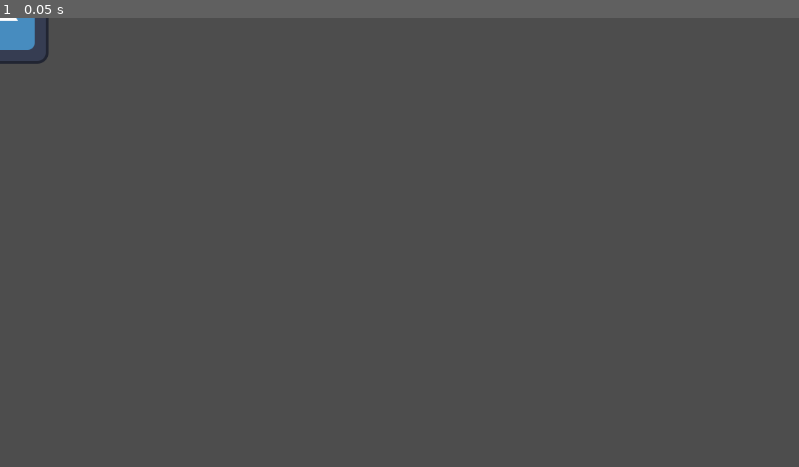
Above: before the commit, frame 1.
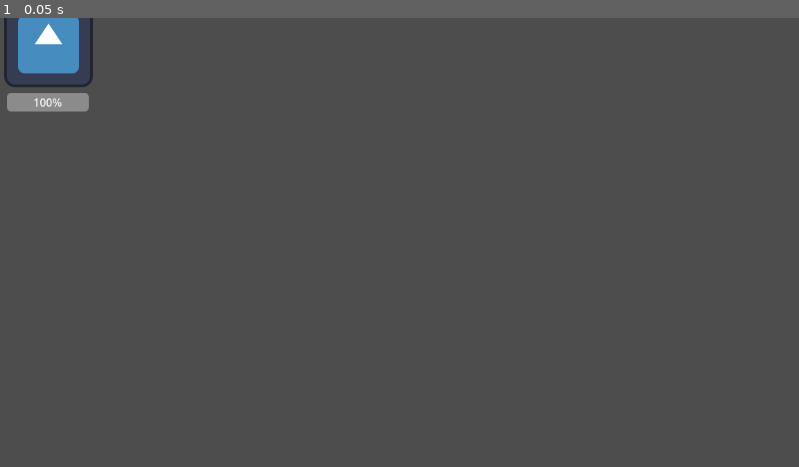
Above: after the commit, the same moment.

Repository: Blueking-prime/Izanami-Remaster
Game: Godot game, scene res://game.tscn
Two runs of this game, one before a commit and one after it. Both use one fixed random seed, a clock stepped at 60 frames per second and the inputs below. The engine's default icon, where the game draws it, is replaced by a stand-in: a white triangle on a blue panel in a dark square.
Inputs:
- Up to frame 1 (0.05 s): no input

The runs differ from the first frame. In frame 1, 1.6% of the frame differs, in the area x 0-12%, y 0-21%.

Commit message:
Implement very basic turn based combat

Diff:
--- a/izanami/actions.gd
+++ b/izanami/actions.gd
@@ -5,7 +5,3 @@
 func _ready() -> void:
 	var run = add_item('Run')
 	var attack = add_item('Attack')
-
-# Called every frame. 'delta' is the elapsed time since the previous frame.
-func _process(delta: float) -> void:
-	pass
--- a/izanami/base_character.gd
+++ b/izanami/base_character.gd
@@ -1,32 +1,62 @@
+class_name Base_Character
+
 extends CharacterBody2D
 
 # CHARACTER STATS
-@export var character_name: String = ''
+@export var character_name: String = name
 var base_stats: Dictionary = {"STR": 1, "INT": 1, "WIS": 1, "END": 1, "GUI": 1, "AGI": 1}
-@export var hp: int = max_hp()
-@export var ATK: int = 1
-@export var DEF: int = 1
+@export var stats: Dictionary = base_stats
+
+@export var max_hp: float:
+	get():
+		return (base_stats['END'] * 10) + (base_stats['WIS'] * 3) + (lvl * 15)
+
+@export var hp: float:
+	set(value):
+		hp = value
+		#print(hp, ' ', value, ' ', max_hp)
+		_update_hp_bar()
+
+@export var ATK: float = 1
+@export var DEF: float = 1
 @export var status_effect: StringName = 'null'
 @export var alive: bool = true
 @export var lvl: int = 1
 @export var skills: ItemList = null
-@export var stats: Dictionary = base_stats
+@export var ally: int
+
 
 # Called when the node enters the scene tree for the first time.
 func _ready() -> void:
-	pass
+	stats = base_stats
+	#print(base_stats, ' ', stats)
+	hp = max_hp
+	$Pointer.set_position(Vector2(-100 * ally, 0))
+
+	if ally > 0:
+		$Pointer.set_texture(load("res://right_arrow.svg"))
+	else:
+		$Pointer.set_texture(load("res://left_arrow.svg"))
+	#print(name, $Pointer.position)
+	#print(hp)
 
 # Called every frame. 'delta' is the elapsed time since the previous frame.
 func _process(_delta: float) -> void:
 	#var input_direction = Vector2()
 	pass
 
-func max_hp() -> int:
-	return (base_stats['END'] * 10) + (base_stats['WIS'] * 3) + (lvl * 15)
+func _update_hp_bar():
+	$ProgressBar.value = (hp / max_hp) * 100
+
+func focus():
+	$Pointer.show()
+
+func unfocus():
+	$Pointer.hide()
 
 func damage(value: float):
 	value /= DEF
-	print('%s takes %f damage!' % [character_name, value])
+	print('%s takes %f damage!' % [name, value])
 	if value < hp:
 		hp -= value
 	else:
@@ -36,12 +66,12 @@
 func heal(value: float):
 	hp += value
 	print(' %s healed %f HP' % [character_name, value])
-	if hp > max_hp():
-		hp = max_hp()
+	if hp > max_hp:
+		hp = max_hp
 
 func status():
 	if status_effect == 'Toxin':
-		damage(max_hp() / 7)
+		damage(max_hp / 7)
 
 func die():
 	print('%s is dead' % [character_name])
--- a/izanami/base_character.tscn
+++ b/izanami/base_character.tscn
@@ -2,14 +2,14 @@
 
 [ext_resource type="Texture2D" uid="uid://4wrb6xe7w3o3" path="res://icon.svg" id="1_bws8a"]
 [ext_resource type="Script" path="res://base_character.gd" id="1_xdi15"]
-[ext_resource type="Script" path="res://skills.gd" id="3_t705h"]
+[ext_resource type="Texture2D" uid="uid://bp7i6cfifbwpi" path="res://left_arrow.svg" id="4_s1wr3"]
 
 [sub_resource type="RectangleShape2D" id="RectangleShape2D_h6uwf"]
 size = Vector2(120, 119)
 
 [node name="Base Character" type="CharacterBody2D"]
+position = Vector2(239, 72)
 script = ExtResource("1_xdi15")
-stats = {}
 
 [node name="Sprite2D" type="Sprite2D" parent="."]
 position = Vector2(6, 2)
@@ -19,9 +19,16 @@
 position = Vector2(7, 1)
 shape = SubResource("RectangleShape2D_h6uwf")
 
-[node name="Skills" type="ItemList" parent="."]
-offset_left = -218.0
-offset_top = 10.0
-offset_right = -178.0
-offset_bottom = 50.0
-script = ExtResource("3_t705h")
+[node name="ProgressBar" type="ProgressBar" parent="."]
+offset_left = -54.0
+offset_top = 74.0
+offset_right = 64.0
+offset_bottom = 101.0
+value = 100.0
+metadata/_edit_use_anchors_ = true
+
+[node name="Pointer" type="Sprite2D" parent="."]
+visible = false
+position = Vector2(104, 0)
+scale = Vector2(2.56, 3.44)
+texture = ExtResource("4_s1wr3")
--- /dev/null
+++ b/izanami/battle.gd
@@ -0,0 +1,82 @@
+extends Node2D
+
+var actors: Array = []
+var turn_order: Array = []
+var enemy_array: Array = []
+var player_array: Array = []
+var is_battling: bool = false
+var index: int = 0
+var idx: int = 0
+
+@onready var choice = $CanvasLayer/Actions
+
+func _ready() -> void:
+	player_array = $Players.players
+	enemy_array = $Enemies.enemies
+	actors = player_array + enemy_array
+	turn_order = actors.slice(0)
+	turn_order.sort_custom(func(a, b): return a.stats['AGI'] > b.stats['AGI'])
+
+	act(turn_order[0])
+
+func _process(_delta: float) -> void:
+	if not choice.visible:
+		#if is_instance_of(actors[index], Player):
+		if Input.is_action_just_pressed("ui_up"):
+			if index > 0:
+				index -= 1
+				switch_focus(index, index + 1)
+		if Input.is_action_just_pressed("ui_down"):
+			if index < actors.size() - 1:
+				index += 1
+				switch_focus(index, index - 1)
+		if Input.is_action_just_pressed("ui_accept"):
+			_action()
+
+	act(turn_order[idx])
+
+func _action():
+	actors[index].damage(3)
+	is_battling = false
+	choice.hide()
+
+func act(actor: Base_Character):
+	if not is_battling:
+		print(actor.name)
+		#actor.focus()
+		if is_instance_of(actor, Enemy):
+			var target_player = randi_range(0, player_array.size() - 1)
+			#player_array[target_player].focus()
+			player_array[target_player].damage(3)
+			print('from ', actor.name)
+			#player_array[target_player].unfocus()
+		else:
+			is_battling = true
+			show_choice()
+
+		idx += 1
+		if idx >= 6:
+			idx = 0
+
+		#actor.unfocus()
+
+func switch_focus(x, y):
+	actors[x].focus()
+	actors[y].unfocus()
+
+func show_choice():
+	choice.show()
+	choice.find_child("Attack").grab_focus()
+
+func _reset_focus():
+	index = 0
+	for actor in actors:
+		actor.unfocus()
+
+func _start_choosing():
+	_reset_focus()
+	actors[0].focus()
+
+func _on_attack_pressed() -> void:
+	choice.hide()
+	_start_choosing()
--- /dev/null
+++ b/izanami/battle.tscn
@@ -0,0 +1,63 @@
+[gd_scene load_steps=6 format=3 uid="uid://deahjbvovxuvn"]
+
+[ext_resource type="Script" path="res://battle.gd" id="1_f84b8"]
+[ext_resource type="Script" path="res://enemy_side_battle.gd" id="1_hbddi"]
+[ext_resource type="PackedScene" uid="uid://dsdq0efwkbsg0" path="res://enemy.tscn" id="2_x44qt"]
+[ext_resource type="Script" path="res://player_side_battle.gd" id="3_4c05o"]
+[ext_resource type="PackedScene" uid="uid://drei8wtrpbio6" path="res://base_character.tscn" id="5_767o0"]
+
+[node name="Battle" type="Node2D"]
+script = ExtResource("1_f84b8")
+
+[node name="Enemies" type="Node2D" parent="."]
+script = ExtResource("1_hbddi")
+
+[node name="Enemy" parent="Enemies" instance=ExtResource("2_x44qt")]
+position = Vector2(1017, 58)
+
+[node name="Enemy3" parent="Enemies" instance=ExtResource("2_x44qt")]
+position = Vector2(1022, 528)
+
+[node name="Enemy4" parent="Enemies" instance=ExtResource("2_x44qt")]
+position = Vector2(1013, 359)
+
+[node name="Enemy2" parent="Enemies" instance=ExtResource("2_x44qt")]
+position = Vector2(1010, 200)
+
+[node name="Players" type="Node2D" parent="."]
+script = ExtResource("3_4c05o")
+
+[node name="Base Character" parent="Players" instance=ExtResource("5_767o0")]
+
+[node name="Base Character2" parent="Players" instance=ExtResource("5_767o0")]
+position = Vector2(239, 385)
+
+[node name="CanvasLayer" type="CanvasLayer" parent="."]
+
+[node name="Actions" type="VBoxContainer" parent="CanvasLayer"]
+offset_left = 261.0
+offset_top = 214.0
+offset_right = 359.0
+offset_bottom = 348.0
+
+[node name="Attack" type="Button" parent="CanvasLayer/Actions"]
+layout_mode = 2
+text = "Attack"
+
+[node name="Guard" type="Button" parent="CanvasLayer/Actions"]
+layout_mode = 2
+text = "Guard"
+
+[node name="Run" type="Button" parent="CanvasLayer/Actions"]
+layout_mode = 2
+text = "Run"
+
+[node name="Skills" type="MenuButton" parent="CanvasLayer/Actions"]
+layout_mode = 2
+text = "Skills"
+
+[node name="Items" type="MenuButton" parent="CanvasLayer/Actions"]
+layout_mode = 2
+text = "Items"
+
+[connection signal="pressed" from="CanvasLayer/Actions/Attack" to="." method="_on_attack_pressed"]
--- a/izanami/enemy.gd
+++ b/izanami/enemy.gd
@@ -1,4 +1,10 @@
-extends "res://base_character.gd"
+class_name Enemy
+
+extends Base_Character
+
+func  _ready() -> void:
+	ally = -1
+	super._ready()
 
 func gold_drop():
 	var sum = 0
--- a/izanami/enemy.tscn
+++ b/izanami/enemy.tscn
@@ -5,4 +5,3 @@
 
 [node name="Enemy" instance=ExtResource("1_m7q0y")]
 script = ExtResource("2_43wjv")
-stats = null
--- /dev/null
+++ b/izanami/enemy_side_battle.gd
@@ -0,0 +1,21 @@
+extends Node2D
+
+var enemies: Array = []
+
+# Called when the node enters the scene tree for the first time.
+func _ready() -> void:
+	#Spawn enemies here
+	enemies = get_children()
+	var screen_size = get_viewport_rect().size
+	print(screen_size)
+	var enemies_size = enemies.size()
+	var x_coord
+	var y_coord
+	for i in enemies_size:
+		x_coord = round(screen_size.x * .1 * enemies[i].ally)
+		if x_coord < 0:
+			x_coord = screen_size.x + x_coord
+		y_coord = round((screen_size.y / enemies_size) * i + screen_size.y * 0.1)
+
+		enemies[i].position = Vector2(x_coord, y_coord)
+		print(enemies[i].name, enemies[i].position)
--- a/izanami/game.tscn
+++ b/izanami/game.tscn
@@ -5,3 +5,4 @@
 [node name="Game" type="Node2D"]
 
 [node name="Base Character" parent="." instance=ExtResource("1_4t46k")]
+position = Vector2(64, 34)
--- a/izanami/inventory.gd
+++ b/izanami/inventory.gd
@@ -4,8 +4,3 @@
 # Called when the node enters the scene tree for the first time.
 func _ready() -> void:
 	pass # Replace with function body.
-
-
-# Called every frame. 'delta' is the elapsed time since the previous frame.
-func _process(delta: float) -> void:
-	pass
--- a/izanami/items.gd
+++ b/izanami/items.gd
@@ -5,8 +5,3 @@
 	for x in get_parent().inventory_data:
 		if x['type'] == 'item':
 			add_item(x['name'])
-
-
-# Called every frame. 'delta' is the elapsed time since the previous frame.
-func _process(delta: float) -> void:
-	pass
--- /dev/null
+++ b/izanami/left_arrow.svg
@@ -0,0 +1 @@
+<svg xmlns="http://www.w3.org/2000/svg" viewBox="0 0 25 25"><title>Artboard-35</title><g id="Left-2" data-name="Left"><polygon points="24 12.001 2.914 12.001 8.208 6.706 7.501 5.999 1 12.501 7.5 19.001 8.207 18.294 2.914 13.001 24 13.001 24 12.001" style="fill:#232326"/></g></svg>
--- a/izanami/player.gd
+++ b/izanami/player.gd
@@ -1,33 +1,39 @@
-extends "res://base_character.gd"
+extends Base_Character
+
+class_name Player
 
 # Player stats
-@export var sp: int = max_sp()
-@export var gear: StringName = ''
-@export var exp: int = 0
+@export var max_sp: float:
+	get():
+		return (stats['AGI'] + stats['END']) * 3
+
+@export var sp: float:
+	set(value):
+		sp = value
+		print($ProgressBar2)
+		_update_sp_bar()
+
+@export var xp: int = 0
 @export var gold: int = 0
-@export var level_up_exp: int = 50 * (2 ** lvl)
+@export var level_up_xp: int = 50 * (2 ** lvl)
 @export var mag: int = 0
 @export var level_stats: Array = []
 @export var inventory: Array = []
 
+
 # Called when the node enters the scene tree for the first time.
 func _ready() -> void:
-	pass # Replace with function body.
+	ally = 1
+	sp = max_sp
+	super._ready()
 
-
-# Called every frame. 'delta' is the elapsed time since the previous frame.
-func _process(delta: float) -> void:
-	pass
-
-
-func max_sp():
-	return (stats['AGI'] + stats['END']) * 3
-
+func _update_sp_bar():
+	$ProgressBar2.value = (sp/max_sp) * 100
 
 func restore():
 	sp += stats['END'] * 3
-	if sp > max_sp():
-		sp = max_sp()
+	if sp > max_sp:
+		sp = max_sp
 
 #func act(action: str, inst: str, target):
 	#x = super().act(action, inst, target)
@@ -37,8 +43,9 @@
 		#return use_items(inst, target)
 	#return x
 
+
 func update_stats():
-	var current_max = [max_hp(), max_sp()]
+	var current_max = [max_hp, max_sp]
 
 	for i in stats:
 		stats[i] = base_stats[i] + $Gear.stats[i]
@@ -50,14 +57,14 @@
 	sp = (sp/current_max[1]) * max_sp
 
 func level_up(value):
-	exp += value
-	if exp < level_up_exp:
+	xp += value
+	if xp < level_up_xp:
 		return
 
-	var current_max = [max_hp(), max_sp()]
+	var current_max = [max_hp, max_sp]
 	var curr_stats = base_stats
 
-	exp -= level_up_exp
+	xp -= level_up_xp
 	lvl += 1
 
 	for i in level_stats:
@@ -66,7 +73,7 @@
 	base_stats = curr_stats
 
 	update_derived_stats(current_max)
-	level_up_exp = 50 * (2 ** lvl)
+	level_up_xp = 50 * (2 ** lvl)
 
 
 func status():
@@ -74,7 +81,7 @@
 	if sp < 0:
 		status_effect = 'EnExhaust'
 	if status_effect == 'EnExhaust':
-		sp -= max_sp() / 4
+		sp -= max_sp / 4
 
 #func move(map, direction: str):
 	#x, y = map.player_pos
@@ -92,6 +99,6 @@
 	#map.check_tile()
 
 func die():
-	super().die()
+	super.die()
 	print('And so you fall, your journey never to be completed')
 ## Add death screen and shit
--- a/izanami/player.tscn
+++ b/izanami/player.tscn
@@ -1,36 +1,36 @@
-[gd_scene load_steps=7 format=3 uid="uid://dqykicfu0u1ug"]
+[gd_scene load_steps=4 format=3 uid="uid://dqykicfu0u1ug"]
 
 [ext_resource type="PackedScene" uid="uid://drei8wtrpbio6" path="res://base_character.tscn" id="1_ll1t0"]
 [ext_resource type="Script" path="res://player.gd" id="2_lj72d"]
-[ext_resource type="Script" path="res://inventory.gd" id="3_crtjc"]
-[ext_resource type="Script" path="res://actions.gd" id="3_jb62f"]
-[ext_resource type="Script" path="res://items.gd" id="3_v4r2k"]
 [ext_resource type="Script" path="res://gear.gd" id="5_k34jo"]
 
 [node name="Player" instance=ExtResource("1_ll1t0")]
 script = ExtResource("2_lj72d")
-sp = null
-gear = &""
-exp = 0
+max_sp = 0.0
+sp = 0.0
+xp = 0
 gold = 0
-level_up_exp = null
+level_up_xp = null
 mag = 0
 level_stats = []
 inventory = []
 
-[node name="Actions" type="ItemList" parent="." index="2"]
-offset_left = -138.0
-offset_top = 10.0
-offset_right = -98.0
-offset_bottom = 50.0
-script = ExtResource("3_jb62f")
+[node name="ProgressBar2" type="ProgressBar" parent="." index="4"]
+offset_left = -53.0
+offset_top = 102.0
+offset_right = 65.0
+offset_bottom = 129.0
+value = 100.0
 
-[node name="Inventory" type="ItemList" parent="." index="4"]
+[node name="Gear" type="Node" parent="." index="5"]
+script = ExtResource("5_k34jo")
+
+[node name="Inventory" type="ItemList" parent="." index="6"]
+visible = false
 offset_left = -272.0
 offset_top = 12.0
 offset_right = -232.0
 offset_bottom = 52.0
-script = ExtResource("3_crtjc")
 
 [node name="Items" type="ItemList" parent="Inventory" index="1"]
 layout_mode = 0
@@ -38,7 +38,6 @@
 offset_top = 9.0
 offset_right = -242.0
 offset_bottom = 49.0
-script = ExtResource("3_v4r2k")
 
 [node name="Gear" type="ItemList" parent="Inventory" index="2"]
 layout_mode = 0
@@ -46,6 +45,3 @@
 offset_top = 7.0
 offset_right = -245.0
 offset_bottom = 47.0
-
-[node name="Gear" type="Node" parent="." index="5"]
-script = ExtResource("5_k34jo")
--- /dev/null
+++ b/izanami/player_side_battle.gd
@@ -0,0 +1,22 @@
+extends Node2D
+
+var players: Array = []
+var index: int = 0
+
+# Called when the node enters the scene tree for the first time.
+func _ready() -> void:
+	#Spawn players here
+	players = get_children()
+	var screen_size = get_viewport_rect().size
+	print(screen_size)
+	var players_size = players.size()
+	var x_coord
+	var y_coord
+	for i in players_size:
+		x_coord = round(screen_size.x * .1 * 1) # Replace 1 with players[i].ally
+		if x_coord < 0:
+			x_coord = screen_size.x + x_coord
+		y_coord = round((screen_size.y / players_size) * i + screen_size.y * 0.1)
+
+		players[i].position = Vector2(x_coord, y_coord)
+		print(players[i].name, players[i].position)
--- /dev/null
+++ b/izanami/right_arrow.svg
@@ -0,0 +1 @@
+<svg xmlns="http://www.w3.org/2000/svg" viewBox="0 0 25 25"><title>Artboard-34</title><g id="Right-2" data-name="Right"><polygon points="17.5 5.999 16.793 6.706 22.086 11.999 1 11.999 1 12.999 22.086 12.999 16.792 18.294 17.499 19.001 24 12.499 17.5 5.999" style="fill:#232326"/></g></svg>
--- a/izanami/skills.gd
+++ b/izanami/skills.gd
@@ -6,7 +6,3 @@
 func _ready() -> void:
 	for i in character_skills:
 		add_item(i.get('name'))
-
-# Called every frame. 'delta' is the elapsed time since the previous frame.
-func _process(delta: float) -> void:
-	pass
Not shown, added: izanami/left_arrow.svg.import
Not shown, added: izanami/right_arrow.svg.import
